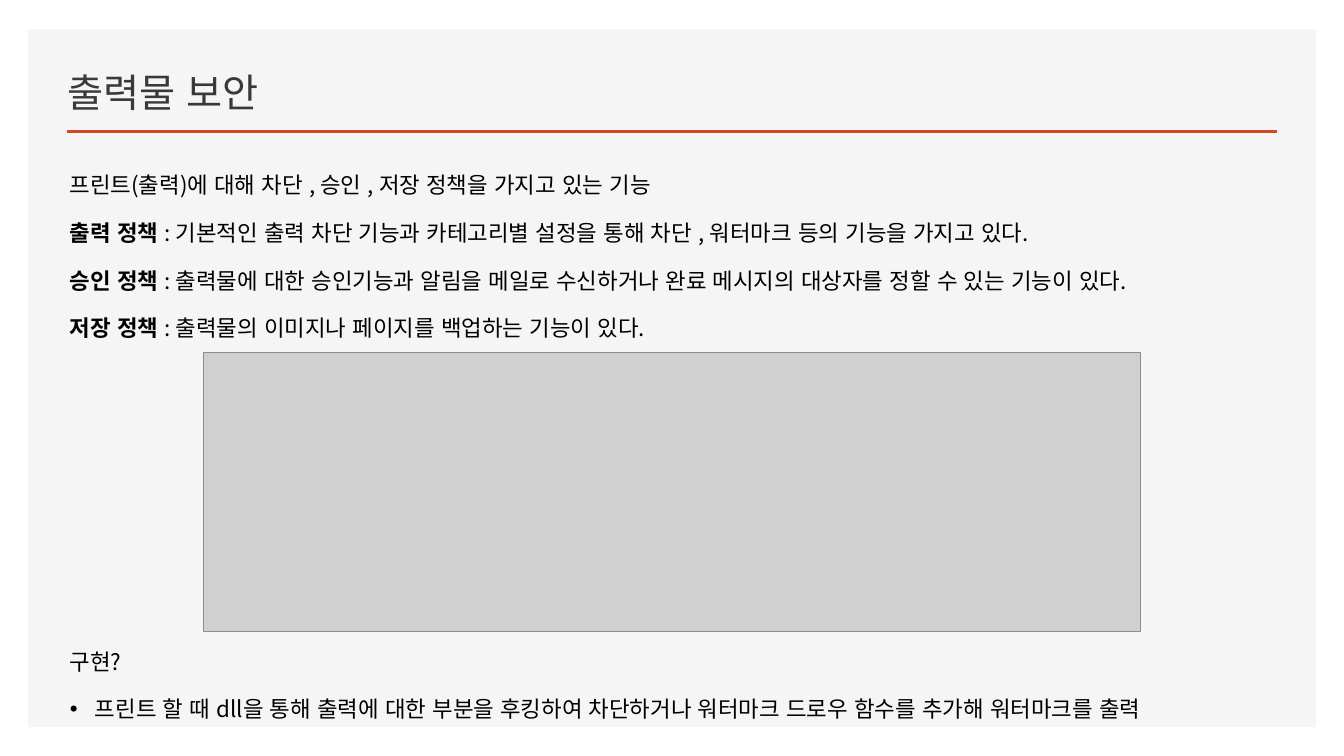
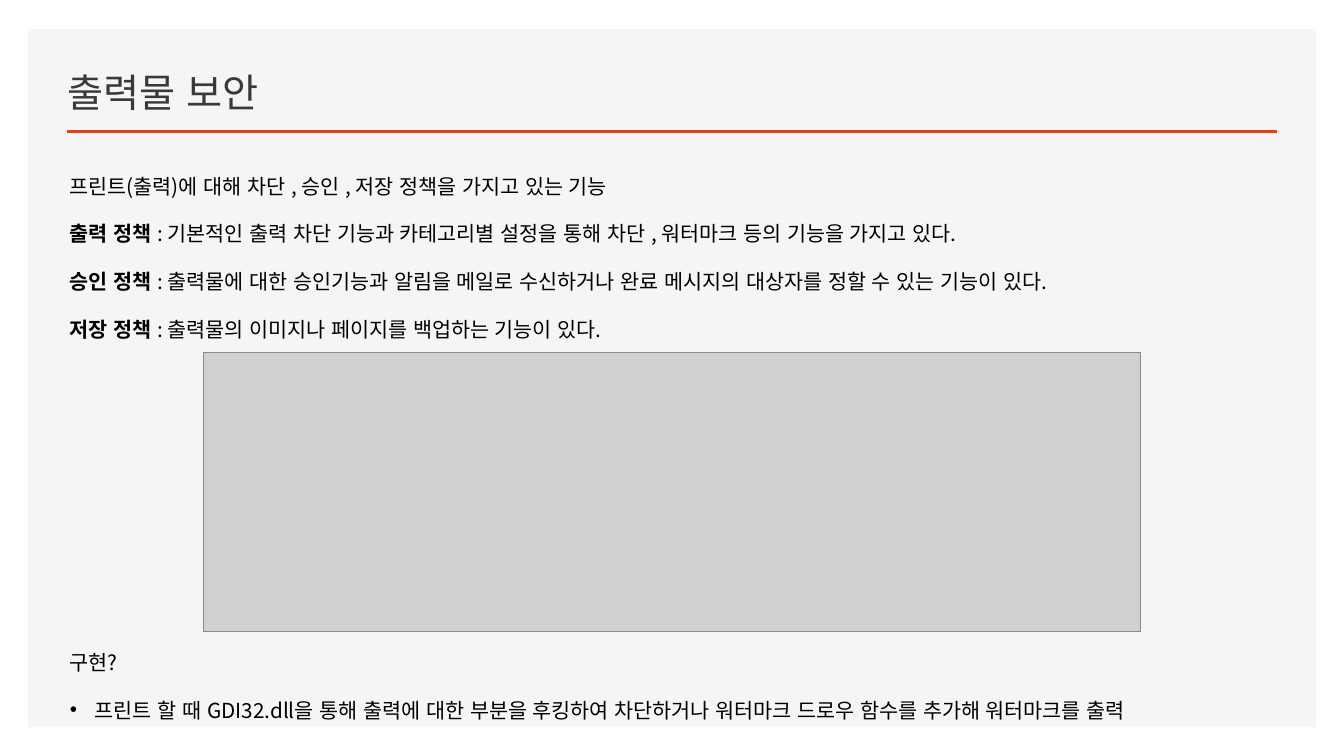
Before and after one commit to wsxc94/DLP-Study, a slide deck: slide 17 of 에이전트발표.pptx (slide 16 before the commit). Drawn at 1344x756 pixels with LibreOffice and Linux fonts; fonts in the diff are those of the drawing; grey boxes stand for pictures. Boxes give left, top, right and bottom in pixels: in the first picture for what was removed or moved away, otherwise in the second. Text is boxed around its words. In the diff, an @@ line names an element or a change of style, - is before the commit and + after.

```diff
--- a/에이전트발표.pptx
+++ b/에이전트발표.pptx
@@ text at (70, 176, 1047, 672): size 16 to 14.8 pt in "프린트(출력)에 대해 차단 , 승인 , 저장 ...", "출력 정책 : 기본적인 출력 차단 기능과 ...", "승인 정책 : 출력물에 대한 승인기능과 알림을 ...", "저장 정책 : 출력물의 이미지나 페이지를 백업하는 ..." and 1 more places @@
@@ text at (95, 700, 1125, 720): text changed; size 16 to 14.8 pt @@
-• 프린트 할 때 dll을 통해 출력에 대한 부분을 후킹하여 차단하거나 워터마크 드로우 함수를 추가해 워터마크를 출력
+• 프린트 할 때 GDI32.dll을 통해 출력에 대한 부분을 후킹하여 차단하거나 워터마크 드로우 함수를 추가해 워터마크를 출력
```
Also in this commit, not shown: 3 other slides changed, 1 slide added, 1 other file.
